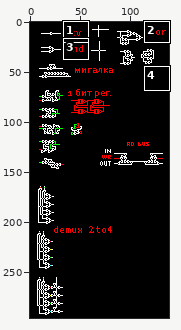
Two versions of one sprite sheet, arena.png. The picture above shows the old version from afar; the outline marks the close-up.
Close-up. Earlier state:
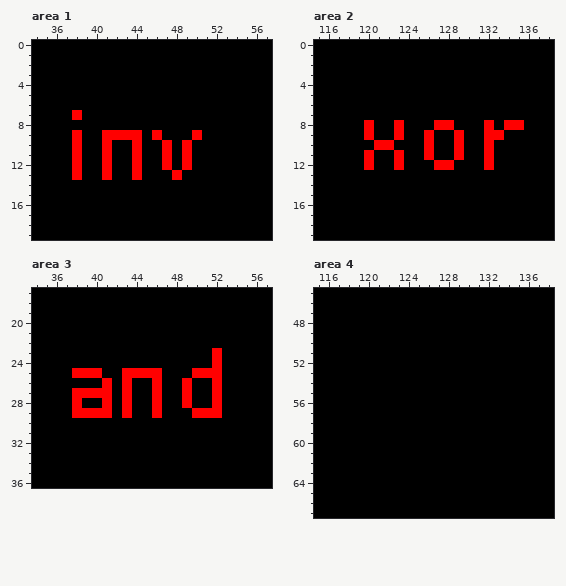
The file is 139x296 pixels. Colours within 5 levels of each other are drawn and written as one. Shown: area 1: x 34..57, y 0..19; area 2: x 115..138, y 0..19; area 3: x 34..57, y 17..36; area 4: x 115..138, y 45..67. The commit also changed other parts of the picture, which this record leaves out.
Now the later version:
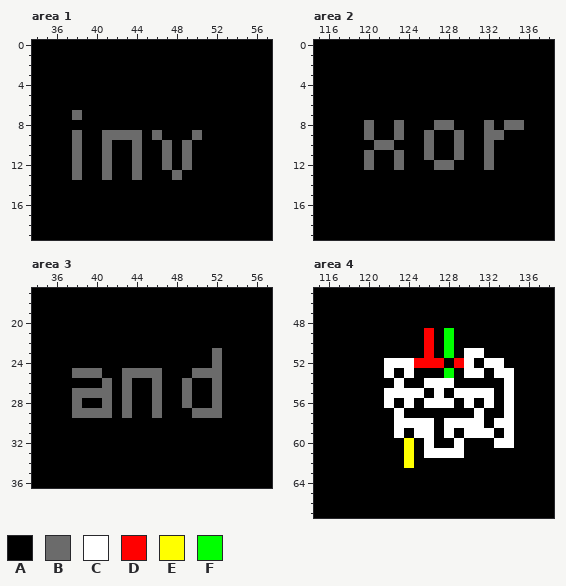
Palette (. is transparent): A #000000  B #6b6b6b  C #ffffff  D #ff0000  E #ffff00  F #00ff00
From old to new:
--- area 1
@@ x 34..57 @@
  6 AAAAAAAAAAAAAAAAAAAAAAAA
- 7 AAAADAAAAAAAAAAAAAAAAAAA
+ 7 AAAABAAAAAAAAAAAAAAAAAAA
  8 AAAAAAAAAAAAAAAAAAAAAAAA
- 9 AAAADAADDDDADAAADAAAAAAA
-10 AAAADAADAADAADADAAAAAAAA
-11 AAAADAADAADAADADAAAAAAAA
-12 AAAADAADAADAADADAAAAAAAA
-13 AAAADAADAADAAADAAAAAAAAA
+ 9 AAAABAABBBBABAAABAAAAAAA
+10 AAAABAABAABAABABAAAAAAAA
+11 AAAABAABAABAABABAAAAAAAA
+12 AAAABAABAABAABABAAAAAAAA
+13 AAAABAABAABAAABAAAAAAAAA
 14 AAAAAAAAAAAAAAAAAAAAAAAA
--- area 2
@@ x 115..138 @@
  7 AAAAAAAAAAAAAAAAAAAAAAAA
- 8 AAAAADAADAAADDAAADADDAAA
- 9 AAAAADAADAADAADAADDAAAAA
-10 AAAAAADDAAADAADAADAAAAAA
-11 AAAAADAADAADAADAADAAAAAA
-12 AAAAADAADAAADDAAADAAAAAA
+ 8 AAAAABAABAAABBAAABABBAAA
+ 9 AAAAABAABAABAABAABBAAAAA
+10 AAAAAABBAAABAABAABAAAAAA
+11 AAAAABAABAABAABAABAAAAAA
+12 AAAAABAABAAABBAAABAAAAAA
 13 AAAAAAAAAAAAAAAAAAAAAAAA
--- area 3
@@ x 34..57 @@
 22 AAAAAAAAAAAAAAAAAAAAAAAA
-23 AAAAAAAAAAAAAAAAAADAAAAA
-24 AAAAAAAAAAAAAAAAAADAAAAA
-25 AAAADDDAADDDDAAADDDAAAAA
-26 AAAAAAADADAADAADAADAAAAA
-27 AAAADDDDADAADAADAADAAAAA
-28 AAAADAADADAADAADAADAAAAA
-29 AAAADDDDADAADAAADDDAAAAA
+23 AAAAAAAAAAAAAAAAAABAAAAA
+24 AAAAAAAAAAAAAAAAAABAAAAA
+25 AAAABBBAABBBBAAABBBAAAAA
+26 AAAAAAABABAABAABAABAAAAA
+27 AAAABBBBABAABAABAABAAAAA
+28 AAAABAABABAABAABAABAAAAA
+29 AAAABBBBABAABAAABBBAAAAA
 30 AAAAAAAAAAAAAAAAAAAAAAAA
--- area 4
@@ x 115..138 @@
 48 AAAAAAAAAAAAAAAAAAAAAAAA
-49 AAAAAAAAAAAAAAAAAAAAAAAA
-50 AAAAAAAAAAAAAAAAAAAAAAAA
-51 AAAAAAAAAAAAAAAAAAAAAAAA
-52 AAAAAAAAAAAAAAAAAAAAAAAA
-53 AAAAAAAAAAAAAAAAAAAAAAAA
-54 AAAAAAAAAAAAAAAAAAAAAAAA
-55 AAAAAAAAAAAAAAAAAAAAAAAA
-56 AAAAAAAAAAAAAAAAAAAAAAAA
-57 AAAAAAAAAAAAAAAAAAAAAAAA
-58 AAAAAAAAAAAAAAAAAAAAAAAA
-59 AAAAAAAAAAAAAAAAAAAAAAAA
-60 AAAAAAAAAAAAAAAAAAAAAAAA
-61 AAAAAAAAAAAAAAAAAAAAAAAA
-62 AAAAAAAAAAAAAAAAAAAAAAAA
+49 AAAAAAAAAAADAFAAAAAAAAAA
+50 AAAAAAAAAAADAFAAAAAAAAAA
+51 AAAAAAAAAAADAFACCAAAAAAA
+52 AAAAAAACCCDDDADCACCAAAAA
+53 AAAAAAACACAAAFACCACCAAAA
+54 AAAAAAAACAACCCAAAAACAAAA
+55 AAAAAAACCCCACACCCCACAAAA
+56 AAAAAAACACACCCACACACAAAA
+57 AAAAAAAACAAAAAAACAACAAAA
+58 AAAAAAAACCCCACCCCACCAAAA
+59 AAAAAAAACACCACACCCACAAAA
+60 AAAAAAAAAEACAACAAACCAAAA
+61 AAAAAAAAAEACCCCAAAAAAAAA
+62 AAAAAAAAAEAAAAAAAAAAAAAA
 63 AAAAAAAAAAAAAAAAAAAAAAAA
Boxes around the changes in both close-ups, in picture pixels (x1, y1, x2, y2):
changed: (72, 110, 202, 180)
changed: (364, 120, 524, 170)
changed: (72, 348, 222, 418)
changed: (384, 328, 514, 468)
